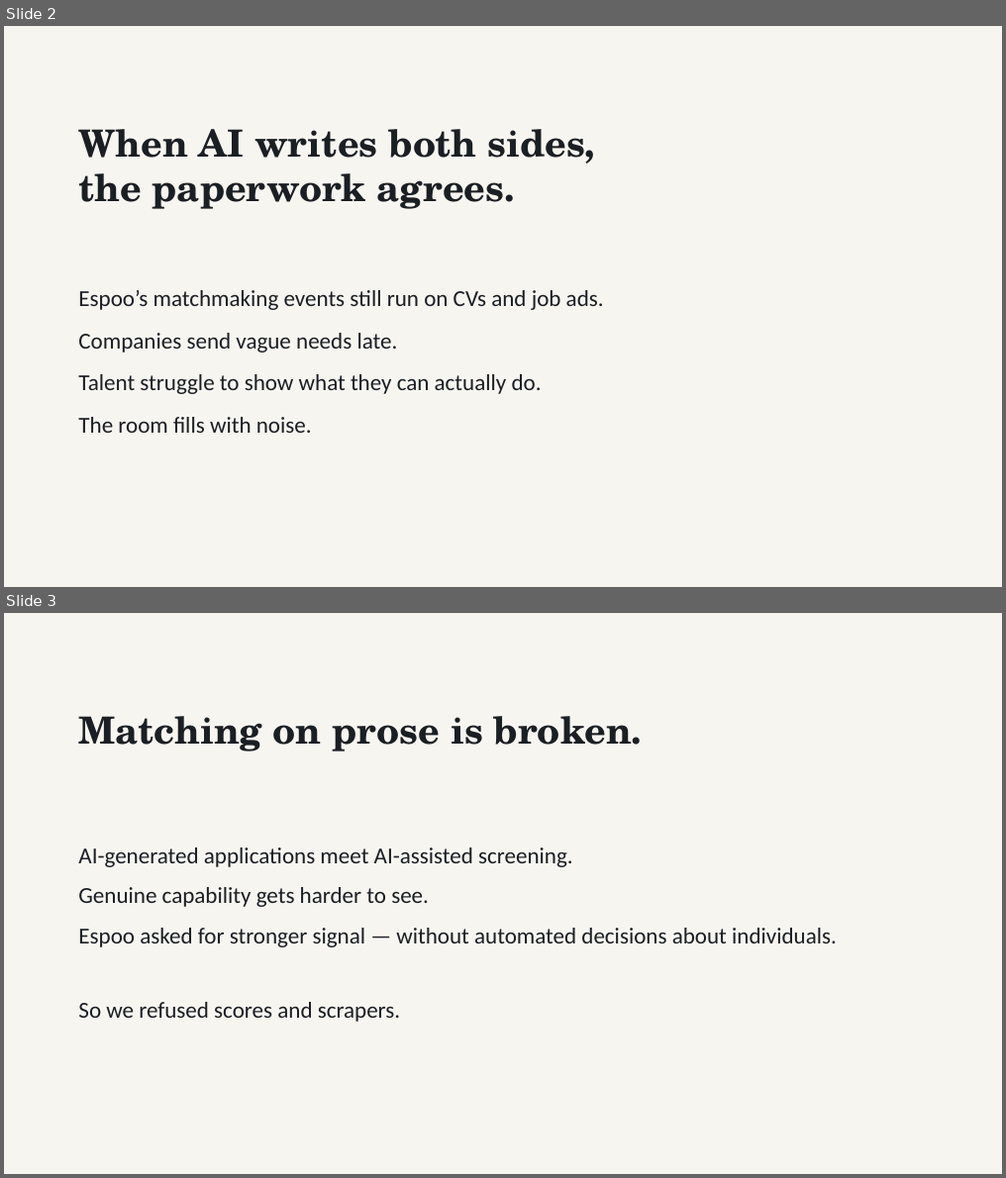
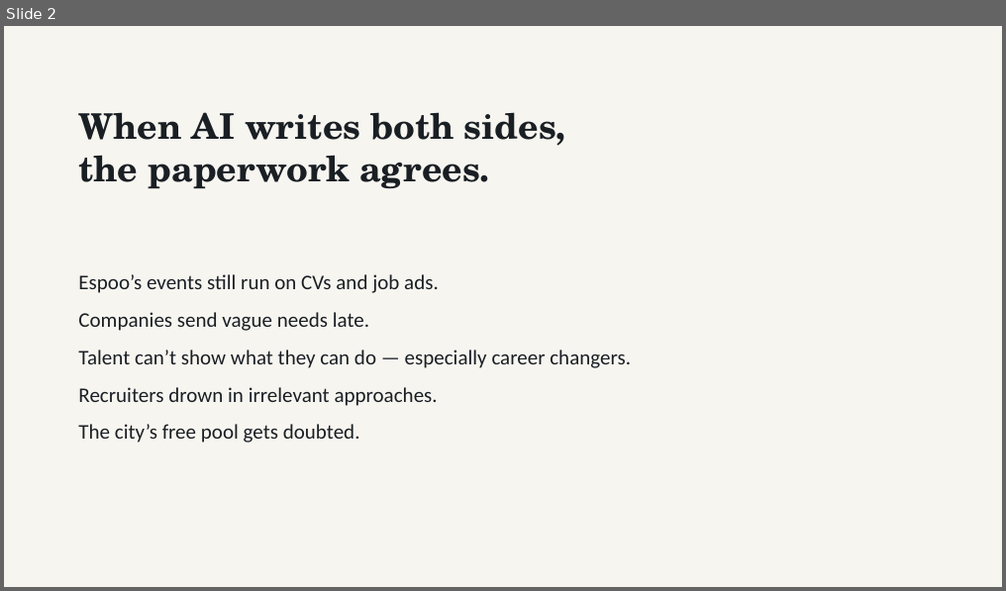
Before and after one commit to Abdullah12has/commonground-espoo, a slide deck: submission/CommonGround_Espoo_Pitch.pptx. Shown one above the other, each under a label of ours: slides 2 and 3 before the commit, slide 2 after it. The pictures are 1006x1178 and 1006x591 pixels, drawn with LibreOffice and Linux fonts; fonts in the diff are those of the drawing. Boxes give left, top, right and bottom in pixels: in the first picture for what was removed or moved away, otherwise in the second. Text is boxed around its words. In the diff, an @@ line names an element or a change of style, - is before the commit and + after.

```diff
--- a/submission/CommonGround_Espoo_Pitch.pptx
+++ b/submission/CommonGround_Espoo_Pitch.pptx
@@ slide 3 removed at bbox=[4, 613, 1002, 1174], background #FFFFFF @@
@@ rectangle removed at bbox=[4, 613, 1002, 1174] @@
@@ text removed at bbox=[78, 716, 643, 752] @@
-Matching on prose is broken.
@@ text removed at bbox=[78, 848, 837, 1022] @@
-AI-generated applications meet AI-assisted screening.
-Genuine capability gets harder to see.
-Espoo asked for stronger signal — without automated decisions about individuals.
-So we refused scores and scrapers.
@@ slide 2 changed as well @@
@@ text "When AI writes both sides,": place and size @@
-text "When AI writes both sides," at bbox=[78, 129, 595, 209]
+text "When AI writes both sides," at bbox=[78, 112, 566, 189]
@@ text "When AI writes both sides," at bbox=[78, 112, 566, 189]: size 36 to 34 pt @@
@@ text "Espoo’s events still run on ...": place and size @@
-text "Espoo’s events still run on ..." at bbox=[78, 290, 604, 433]
+text "Espoo’s events still run on ..." at bbox=[78, 274, 631, 443]
@@ text at bbox=[78, 274, 439, 293]: text changed; size 22 to 20 pt @@
-Espoo’s matchmaking events still run on CVs and job ads.
+Espoo’s events still run on CVs and job ads.
@@ text at bbox=[78, 312, 369, 331]: size 22 to 20 pt in "Companies send vague needs late."; less space between paragraphs @@
@@ text at bbox=[78, 350, 631, 443]: text changed; size 22 to 20 pt @@
-Talent struggle to show what they can actually do.
-The room fills with noise.
+Talent can’t show what they can do — especially career changers.
+Recruiters drown in irrelevant approaches.
+The city’s free pool gets doubted.
```
Also in this commit, not shown: 2 other slides changed, 6 slides added, 5 other slides removed, 5 other files.
